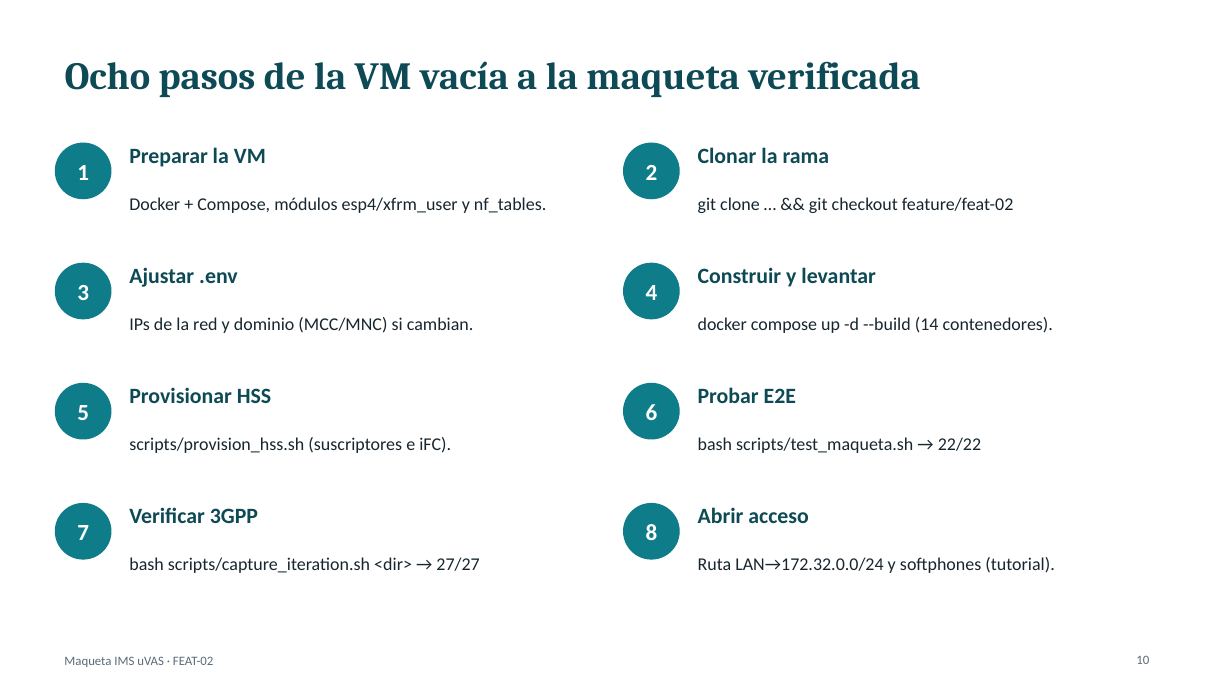
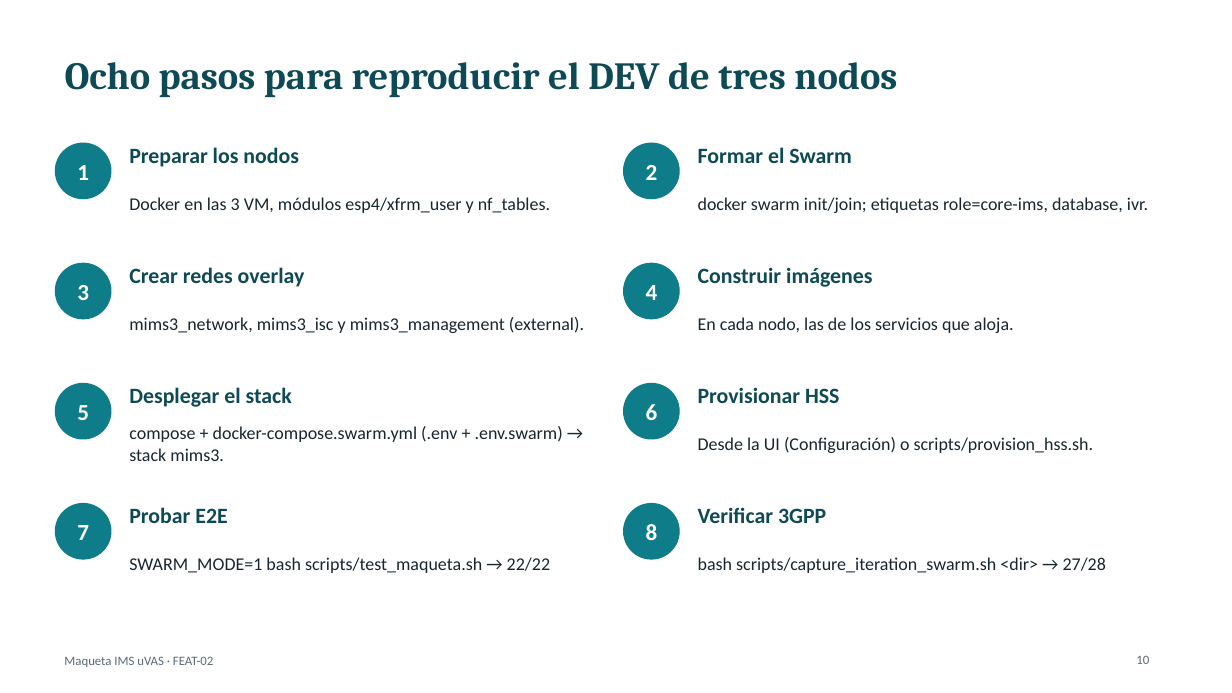
Before and after one commit to jhordyabonia/hacom-ivr, a slide deck: slide 10 of entregables-feat-02/04_presentaciones/FEAT-02_avance_PMV_ruta_DEV.pptx. Drawn at 1232x693 pixels with LibreOffice and Linux fonts; fonts in the diff are those of the drawing. Boxes give left, top, right and bottom in pixels: in the first picture for what was removed or moved away, otherwise in the second. Text is boxed around its words. In the diff, an @@ line names an element or a change of style, - is before the commit and + after.

```diff
--- a/entregables-feat-02/04_presentaciones/FEAT-02_avance_PMV_ruta_DEV.pptx
+++ b/entregables-feat-02/04_presentaciones/FEAT-02_avance_PMV_ruta_DEV.pptx
@@ title at (x1=65, y1=62, x2=897, y2=97): text changed @@
-Ocho pasos de la VM vacía a la maqueta verificada
+Ocho pasos para reproducir el DEV de tres nodos
@@ text at (x1=129, y1=147, x2=299, y2=167): text changed @@
-Preparar la VM
+Preparar los nodos
@@ text at (x1=698, y1=147, x2=851, y2=163): text changed @@
-Clonar la rama
+Formar el Swarm
@@ text at (x1=129, y1=197, x2=550, y2=213): text changed @@
-Docker + Compose, módulos esp4/xfrm_user y nf_tables.
+Docker en las 3 VM, módulos esp4/xfrm_user y nf_tables.
@@ text at (x1=698, y1=197, x2=1148, y2=213): text changed @@
-git clone … && git checkout feature/feat-02
+docker swarm init/join; etiquetas role=core-ims, database, ivr.
@@ text at (x1=129, y1=267, x2=305, y2=287): text changed @@
-Ajustar .env
+Crear redes overlay
@@ text at (x1=698, y1=267, x2=872, y2=287): text changed @@
-Construir y levantar
+Construir imágenes
@@ text at (x1=129, y1=317, x2=584, y2=333): text changed @@
-IPs de la red y dominio (MCC/MNC) si cambian.
+mims3_network, mims3_isc y mims3_management (external).
@@ text at (x1=698, y1=317, x2=1014, y2=333): text changed @@
-docker compose up -d --build (14 contenedores).
+En cada nodo, las de los servicios que aloja.
@@ text at (x1=129, y1=387, x2=292, y2=407): text changed @@
-Provisionar HSS
+Desplegar el stack
@@ text at (x1=698, y1=387, x2=839, y2=403): text changed @@
-Probar E2E
+Provisionar HSS
@@ text at (x1=129, y1=426, x2=563, y2=461): text changed @@
-scripts/provision_hss.sh (suscriptores e iFC).
+compose + docker-compose.swarm.yml (.env + .env.swarm) → stack mims3.
@@ text at (x1=698, y1=437, x2=1094, y2=453): text changed @@
-bash scripts/test_maqueta.sh → 22/22
+Desde la UI (Configuración) o scripts/provision_hss.sh.
@@ text at (x1=129, y1=507, x2=227, y2=523): text changed @@
-Verificar 3GPP
+Probar E2E
@@ text at (x1=698, y1=507, x2=826, y2=523): text changed @@
-Abrir acceso
+Verificar 3GPP
@@ text at (x1=129, y1=557, x2=550, y2=573): text changed @@
-bash scripts/capture_iteration.sh <dir> → 27/27
+SWARM_MODE=1 bash scripts/test_maqueta.sh → 22/22
@@ text at (x1=698, y1=557, x2=1106, y2=573): text changed @@
-Ruta LAN→172.32.0.0/24 y softphones (tutorial).
+bash scripts/capture_iteration_swarm.sh <dir> → 27/28
```
Also in this commit, not shown: 6 other slides changed, 5 other files.
